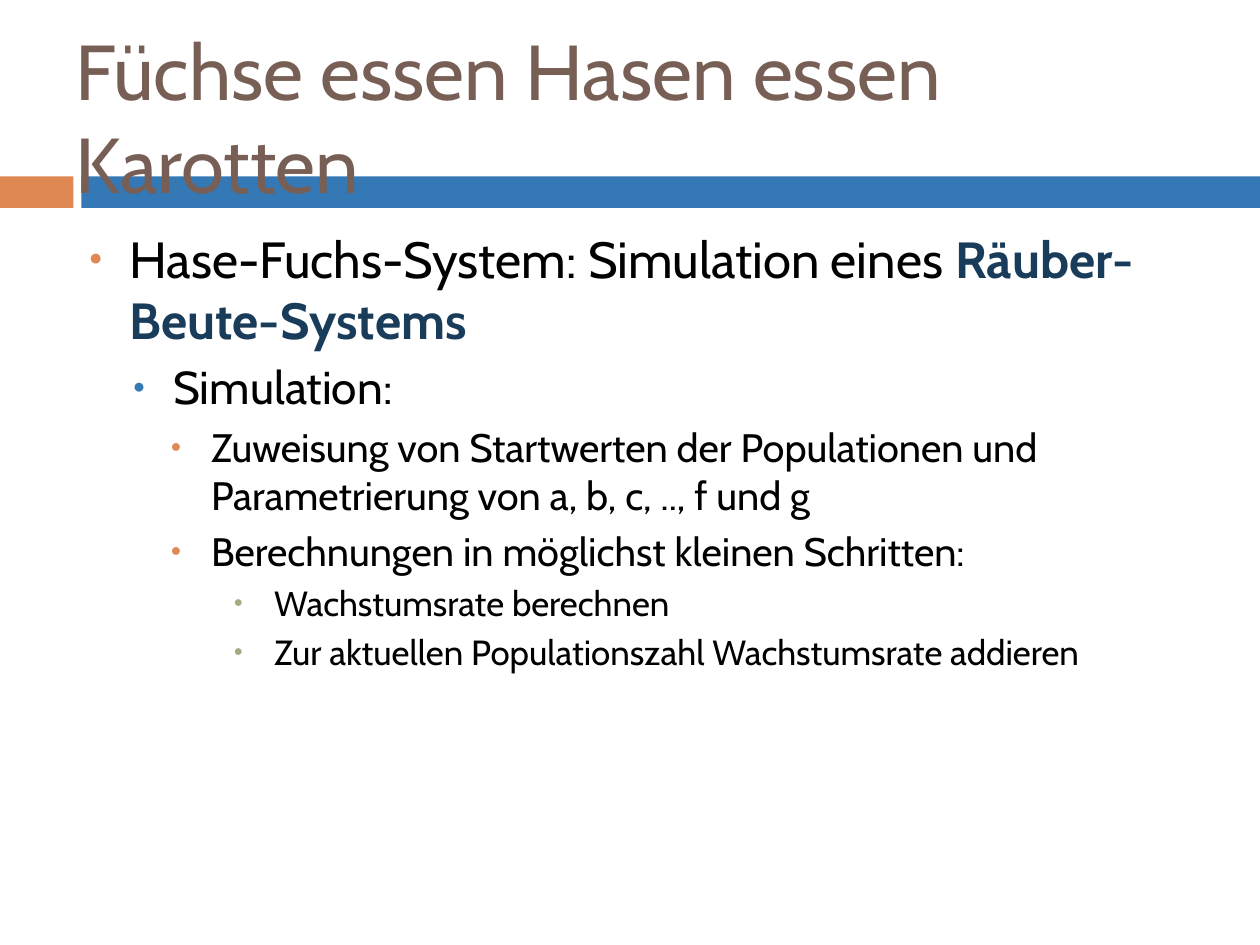
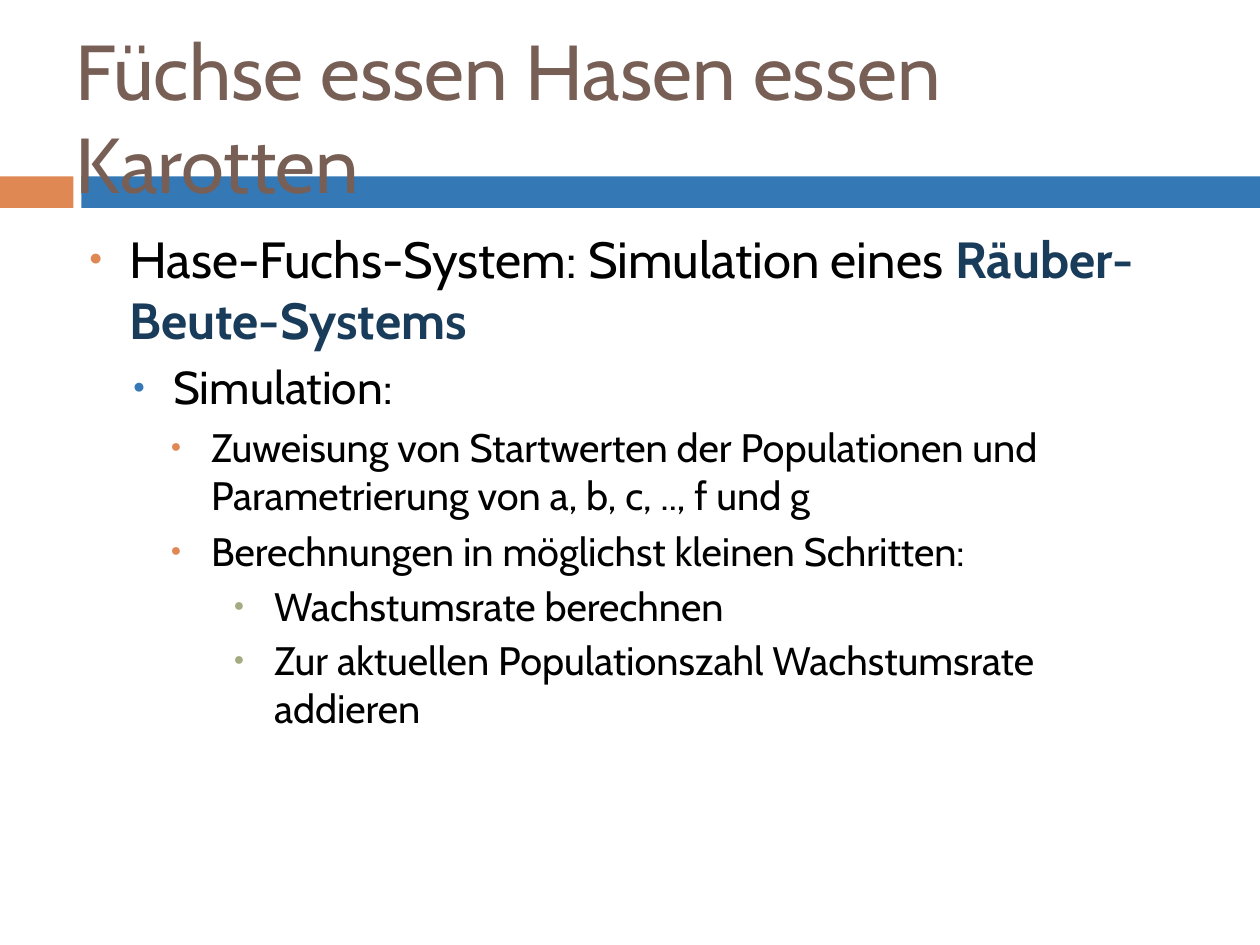
Before and after one commit to delsener/ch.zhaw.softwareprj2, a slide deck: slide 4 of praesentation/presentation.pptx. Drawn at 1260x945 pixels with LibreOffice and Linux fonts; fonts in the diff are those of the drawing; background and template pictures are left out. Boxes give left, top, right and bottom in pixels: in the first picture for what was removed or moved away, otherwise in the second. Text is boxed around its words. In the diff, an @@ line names an element or a change of style, - is before the commit and + after.

```diff
--- a/praesentation/presentation.pptx
+++ b/praesentation/presentation.pptx
@@ text at (274,591,1034,724): size 22 to 25 pt in "Wachstumsrate berechnen", "Zur aktuellen Populationszahl Wachstumsrate addieren" @@
```
Also in this commit, not shown: 1 other slide changed, 2 other files.
